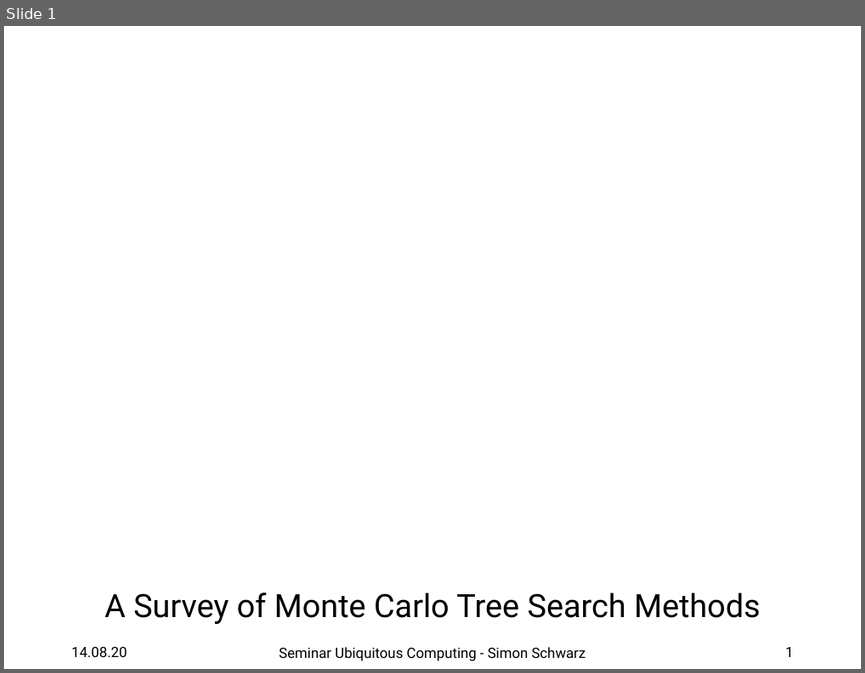
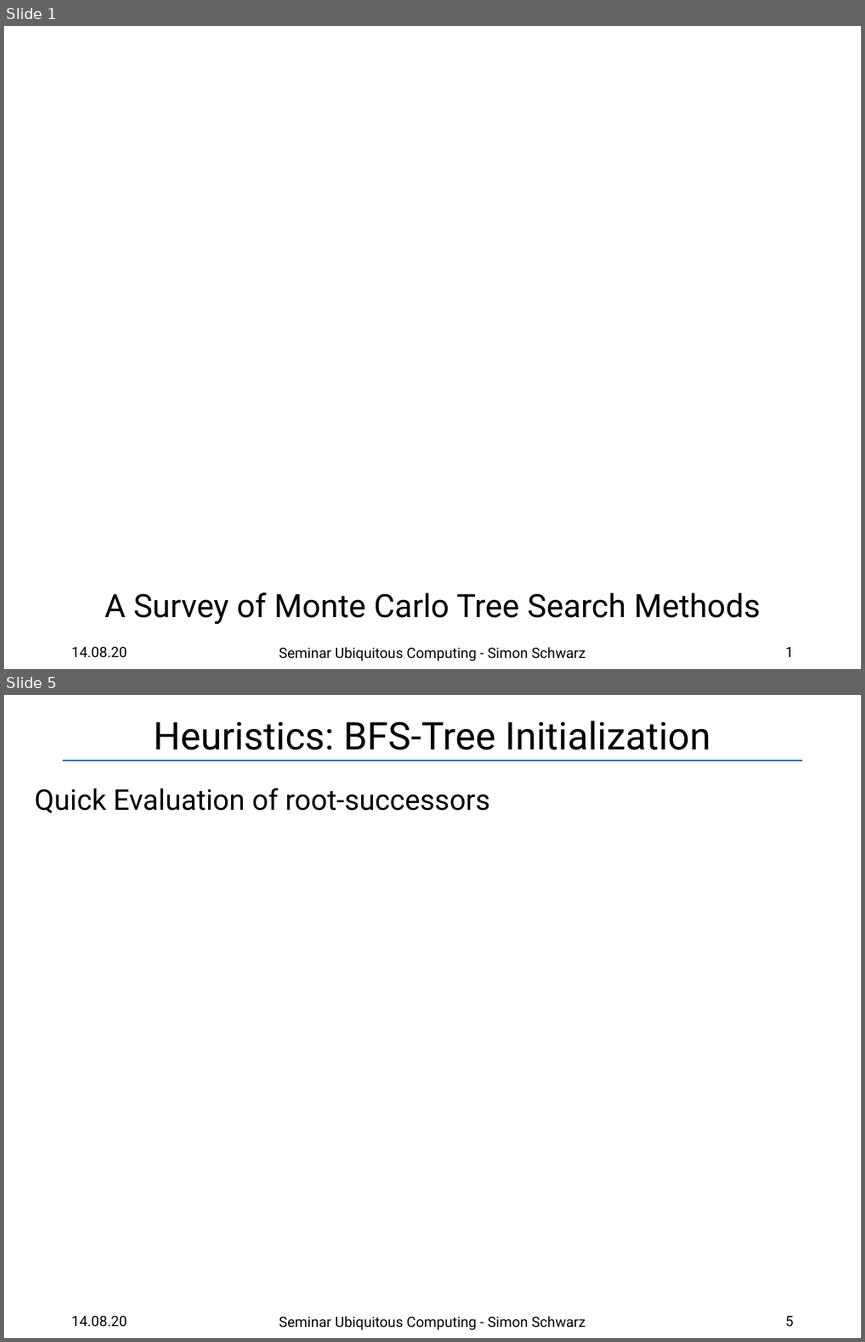
Before and after one commit to SRSchwarz/MCTS-Survey, a slide deck: slides/presentation.pptx. Shown one above the other, each under a label of ours: slide 1 before the commit, slides 1 and 5 after it; the slides between them are not shown. The pictures are 865x673 and 865x1342 pixels, drawn with LibreOffice and Linux fonts; fonts in the diff are those of the drawing; background and template pictures are left out. Boxes give left, top, right and bottom in pixels: in the first picture for what was removed or moved away, otherwise in the second. Text is boxed around its words. In the diff, an @@ line names an element or a change of style, - is before the commit and + after.

```diff
--- a/slides/presentation.pptx
+++ b/slides/presentation.pptx
@@ slide 5 added at <box>4,695,861,1338</box>, background #FFFFFF @@
@@ title added at <box>154,721,710,750</box>, 32 pt, text #000000 @@
+Heuristics: BFS-Tree Initialization
@@ line added from (64, 761) to (801, 761), #4472C4 1.5 pt @@
@@ text added at <box>35,788,490,813</box>, 24 pt, text #000000 @@
+Quick Evaluation of root-successors
@@ text added at <box>71,1315,126,1326</box>, 12 pt, text #000000 @@
+14.08.20
@@ text added at <box>279,1315,586,1330</box>, 12 pt, text #000000 @@
+Seminar Ubiquitous Computing - Simon Schwarz
@@ page number added at <box>785,1315,793,1326</box>, 12 pt, text #000000 @@
+5
```
Also in this commit, not shown: 8 slides changed, 6 other slides added, 3 other files.
